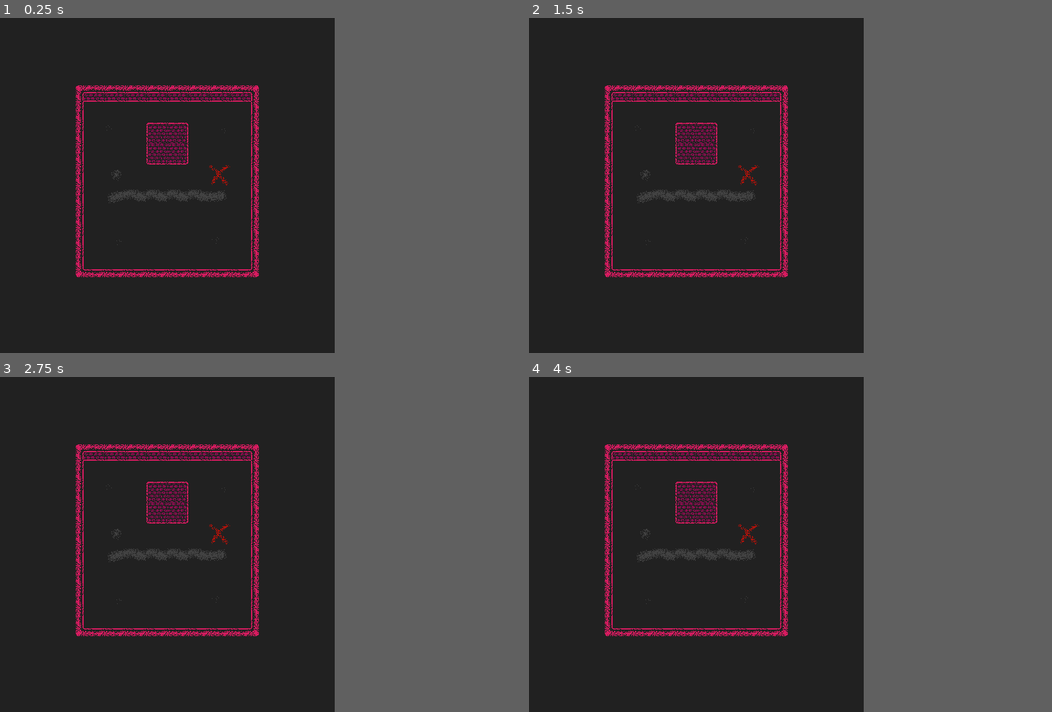
Above: before the commit, frames 1-4 (two rows, left to right).
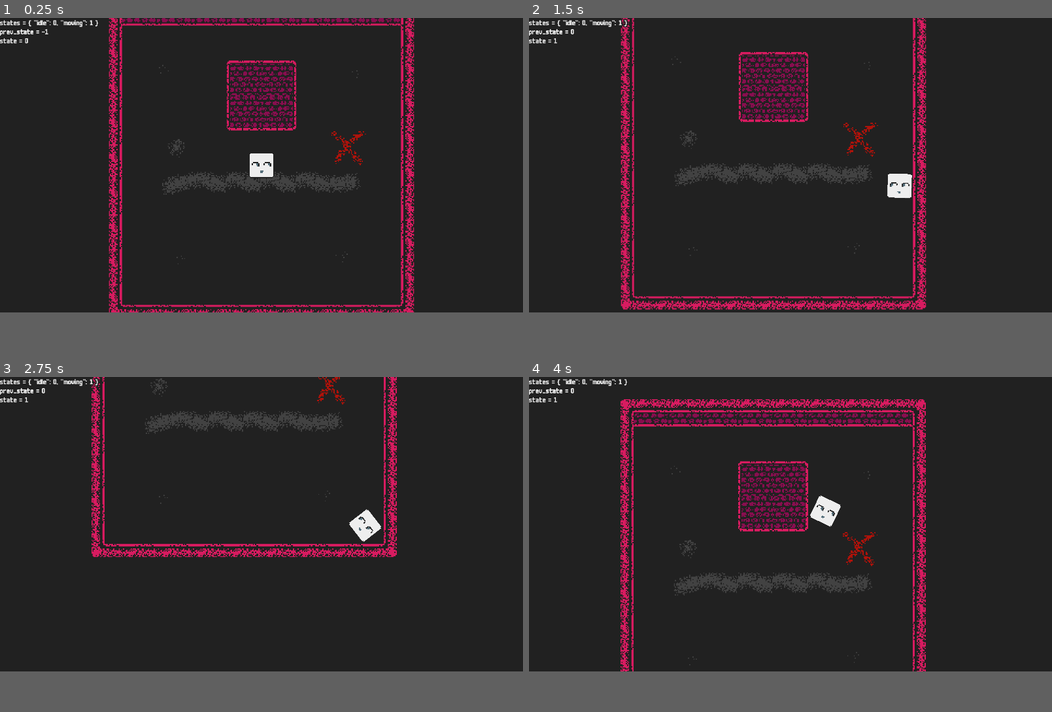
Above: after the commit, the same moments.

Repository: desyatkoff/shapekilla
Game: Godot game, scene res://world.tscn
Two runs of this game, one before a commit and one after it. Both use one fixed random seed, a clock stepped at 60 frames per second and the inputs below.
Inputs (mouse positions are in pixels of both pictures, inside the frame that each line leads up to):
- Up to frame 1 (0.25 s): no input
- Up to frame 2 (1.5 s): tap Enter at 0.5 s; move the mouse to (769, 168) at 0.52 s; hold D (right, bound only after the commit) 0.53-1.28 s; move the mouse to (628, 202) at 1.27 s; hold S (down, bound only after the commit) from 1.28 s (still down)
- Up to frame 3 (2.75 s): move the mouse to (198, 470) at 2.02 s; release S (down, bound only after the commit) at 2.03 s; hold D (right, bound only after the commit) from 2.03 s (still down)
- Up to frame 4 (4 s): move the mouse to (680, 611) at 2.77 s; release D (right, bound only after the commit) at 2.78 s; hold W (up, bound only after the commit) 2.78-3.53 s; move the mouse to (795, 594) at 3.52 s; hold A (left, bound only after the commit) from 3.53 s (still down)
The window is 512x512 before the commit and 800x450 after it. Grey fills any space a smaller window leaves; there, only what the larger window draws over its background counts as a difference.

The runs differ from the first frame. In frame 1, 10% of the frame differs, in the area x 0-80%, y 0-88%; in frame 2, 10%; in frame 3, 7.4%; in frame 4, 11%, in the area x 0-76%, y 0-88%.

Commit message:
feat: base character class + FSM + player

Diff:
--- /dev/null
+++ b/character.gd
@@ -0,0 +1,17 @@
+extends CharacterBody2D
+class_name Character
+
+@onready var sprite = $Sprite2D
+
+@export var max_speed = 80
+@export var acceleration = 40
+@export var friction = 0.16
+
+var direction = Vector2.ZERO
+
+func _physics_process(_delta: float) -> void:
+	velocity = lerp(velocity, Vector2.ZERO, friction)
+	move_and_slide()
+
+func move() -> void:
+	velocity += (direction.normalized() * acceleration).limit_length(max_speed)
--- /dev/null
+++ b/character.tscn
@@ -0,0 +1,28 @@
+[gd_scene format=3 uid="uid://dua7hhrku0eli"]
+
+[ext_resource type="Script" uid="uid://bcas464q6kt75" path="res://character.gd" id="1_pjt0s"]
+[ext_resource type="Script" uid="uid://c8a6ug81mbv6b" path="res://fsm.gd" id="3_wa5vi"]
+
+[sub_resource type="RectangleShape2D" id="RectangleShape2D_pjt0s"]
+size = Vector2(24, 24)
+
+[sub_resource type="RectangleShape2D" id="RectangleShape2D_wa5vi"]
+size = Vector2(24, 24)
+
+[node name="Character" type="CharacterBody2D" unique_id=757774300]
+motion_mode = 1
+script = ExtResource("1_pjt0s")
+
+[node name="Sprite2D" type="Sprite2D" parent="." unique_id=2120351308]
+
+[node name="CollisionShape2D" type="CollisionShape2D" parent="." unique_id=720041274]
+shape = SubResource("RectangleShape2D_pjt0s")
+
+[node name="Hitbox" type="Area2D" parent="." unique_id=982098483]
+
+[node name="CollisionShape2D" type="CollisionShape2D" parent="Hitbox" unique_id=957830478]
+shape = SubResource("RectangleShape2D_wa5vi")
+
+[node name="FiniteStateMachine" type="Node" parent="." unique_id=1331044783]
+script = ExtResource("3_wa5vi")
+metadata/_custom_type_script = "uid://c8a6ug81mbv6b"
--- /dev/null
+++ b/fsm.gd
@@ -0,0 +1,38 @@
+extends Node
+class_name FiniteStateMachine
+
+var states = {}
+var state = -1
+var prev_state = -1
+
+func _physics_process(delta: float) -> void:
+	if state != -1:
+		_state_logic(delta)
+
+		var transition = _get_transition()
+
+		if transition != -1:
+			set_state(transition)
+
+func _state_logic(_delta: float) -> void:
+	pass
+
+func _get_transition() -> int:
+	return -1
+
+func _add_state(new_state: String) -> void:
+	states[new_state] = states.size()
+
+func _enter_state(_prev_state: int, _new_state: int) -> void:
+	pass
+
+func _exit_state(_state_exited: int) -> void:
+	pass
+
+func set_state(new_state: int) -> void:
+	_exit_state(state)
+
+	prev_state = state
+	state = new_state
+
+	_enter_state(prev_state, state)
--- /dev/null
+++ b/player.gd
@@ -0,0 +1,27 @@
+extends Character
+
+func _process(_delta: float) -> void:
+	var mouse_direction = (get_global_mouse_position() - global_position).normalized()
+
+	look_at(get_global_mouse_position())
+
+	if mouse_direction.x > 0 and sprite.flip_v:
+		sprite.flip_v = false
+
+	if mouse_direction.x < 0 and not sprite.flip_v:
+		sprite.flip_v = true
+
+func get_input() -> void:
+	direction = Vector2.ZERO
+
+	if Input.is_action_pressed("up"):
+		direction += Vector2.UP
+
+	if Input.is_action_pressed("left"):
+		direction += Vector2.LEFT
+
+	if Input.is_action_pressed("down"):
+		direction += Vector2.DOWN
+
+	if Input.is_action_pressed("right"):
+		direction += Vector2.RIGHT
--- /dev/null
+++ b/player.tscn
@@ -0,0 +1,26 @@
+[gd_scene format=3 uid="uid://ckgm7bvp3wqxy"]
+
+[ext_resource type="Texture2D" uid="uid://b3w2hv5d71uu1" path="res://player.png" id="1_4flbx"]
+[ext_resource type="PackedScene" uid="uid://dua7hhrku0eli" path="res://character.tscn" id="1_onrkg"]
+[ext_resource type="Script" uid="uid://cdreyve11bldu" path="res://player.gd" id="2_i3pqv"]
+[ext_resource type="Script" uid="uid://b0wcwomavy0sd" path="res://player_fsm.gd" id="4_hqtel"]
+
+[node name="Player" unique_id=757774300 instance=ExtResource("1_onrkg")]
+script = ExtResource("2_i3pqv")
+
+[node name="Sprite2D" parent="." index="0" unique_id=2120351308]
+texture = ExtResource("1_4flbx")
+
+[node name="Camera2D" type="Camera2D" parent="." index="3" unique_id=682037787]
+zoom = Vector2(4, 4)
+limit_left = -256
+limit_top = -256
+limit_right = 256
+limit_bottom = 256
+limit_smoothed = true
+position_smoothing_enabled = true
+position_smoothing_speed = 4.0
+editor_draw_limits = true
+
+[node name="FiniteStateMachine" parent="." index="4" unique_id=1331044783]
+script = ExtResource("4_hqtel")
--- /dev/null
+++ b/player_fsm.gd
@@ -0,0 +1,35 @@
+extends FiniteStateMachine
+
+func _init() -> void:
+	_add_state("idle")
+	_add_state("moving")
+
+func _ready() -> void:
+	set_state(states.idle)
+
+func _process(_delta: float) -> void:
+	get_parent().get_parent().get_node("HUD").get_node("DebugInfo").text = """states = %s
+prev_state = %s
+state = %s
+	""" % [states, prev_state, state]
+
+func _state_logic(_delta: float) -> void:
+	get_parent().get_input()
+	get_parent().move()
+
+func _get_transition() -> int:
+	match state:
+		states.idle:
+			if get_parent().velocity.length() > 1:
+				return states.moving
+		states.moving:
+			if get_parent().velocity.length() < 1:
+				return states.idle
+
+	return -1
+
+func _enter_state(_prev_state: int, _new_state: int) -> void:
+	pass
+
+func _exit_state(_state_exited: int) -> void:
+	pass
--- a/project.godot
+++ b/project.godot
@@ -18,9 +18,33 @@
 
 [display]
 
-window/size/viewport_width=512
-window/size/viewport_height=512
+window/size/viewport_width=1920
+window/size/viewport_height=1080
+window/size/mode=3
 window/stretch/mode="viewport"
+
+[input]
+
+up={
+"deadzone": 0.2,
+"events": [Object(InputEventKey,"resource_local_to_scene":false,"resource_name":"","device":-1,"window_id":0,"alt_pressed":false,"shift_pressed":false,"ctrl_pressed":false,"meta_pressed":false,"pressed":false,"keycode":0,"physical_keycode":87,"key_label":0,"unicode":119,"location":0,"echo":false,"script":null)
+]
+}
+left={
+"deadzone": 0.2,
+"events": [Object(InputEventKey,"resource_local_to_scene":false,"resource_name":"","device":-1,"window_id":0,"alt_pressed":false,"shift_pressed":false,"ctrl_pressed":false,"meta_pressed":false,"pressed":false,"keycode":0,"physical_keycode":65,"key_label":0,"unicode":97,"location":0,"echo":false,"script":null)
+]
+}
+down={
+"deadzone": 0.2,
+"events": [Object(InputEventKey,"resource_local_to_scene":false,"resource_name":"","device":-1,"window_id":0,"alt_pressed":false,"shift_pressed":false,"ctrl_pressed":false,"meta_pressed":false,"pressed":false,"keycode":0,"physical_keycode":83,"key_label":0,"unicode":115,"location":0,"echo":false,"script":null)
+]
+}
+right={
+"deadzone": 0.2,
+"events": [Object(InputEventKey,"resource_local_to_scene":false,"resource_name":"","device":-1,"window_id":0,"alt_pressed":false,"shift_pressed":false,"ctrl_pressed":false,"meta_pressed":false,"pressed":false,"keycode":0,"physical_keycode":68,"key_label":0,"unicode":100,"location":0,"echo":false,"script":null)
+]
+}
 
 [physics]
 
--- a/world.tscn
+++ b/world.tscn
@@ -1,6 +1,8 @@
 [gd_scene format=3 uid="uid://cg7xcaxjfwb54"]
 
 [ext_resource type="PackedScene" uid="uid://meaq8epj1der" path="res://map.tscn" id="1_f3sb7"]
+[ext_resource type="PackedScene" uid="uid://ckgm7bvp3wqxy" path="res://player.tscn" id="2_fj7yv"]
+[ext_resource type="FontFile" uid="uid://b8ihw4m1hlbic" path="res://m6x11plus.ttf" id="3_tlwt5"]
 
 [sub_resource type="Gradient" id="Gradient_f3sb7"]
 offsets = PackedFloat32Array(0)
@@ -18,4 +20,18 @@
 
 [node name="Map" parent="." unique_id=1249936917 instance=ExtResource("1_f3sb7")]
 
-[node name="Camera2D" type="Camera2D" parent="." unique_id=1127100336]
+[node name="Player" parent="." unique_id=757774300 instance=ExtResource("2_fj7yv")]
+
+[node name="HUD" type="CanvasLayer" parent="." unique_id=640747172]
+
+[node name="DebugInfo" type="RichTextLabel" parent="HUD" unique_id=1412469551]
+anchors_preset = 15
+anchor_right = 1.0
+anchor_bottom = 1.0
+grow_horizontal = 2
+grow_vertical = 2
+theme_override_colors/default_color = Color(0.93333334, 0.93333334, 0.93333334, 1)
+theme_override_colors/font_outline_color = Color(0.12941177, 0.12941177, 0.12941177, 1)
+theme_override_constants/outline_size = 16
+theme_override_fonts/normal_font = ExtResource("3_tlwt5")
+theme_override_font_sizes/normal_font_size = 32
Not shown, added: character.gd.uid
Not shown, added: fsm.gd.uid
Binary file added: m6x11plus.ttf
Not shown, added: m6x11plus.ttf.import
Binary file added: player.aseprite
Not shown, added: player.gd.uid
Binary file added: player.png
Not shown, added: player.png.import
Not shown, added: player_fsm.gd.uid
